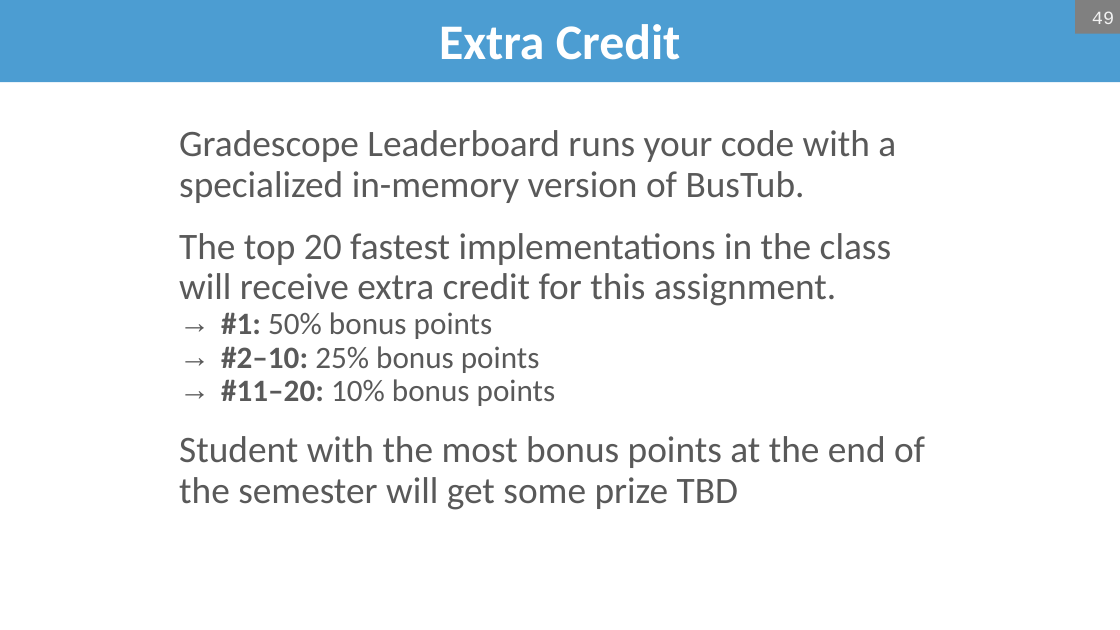
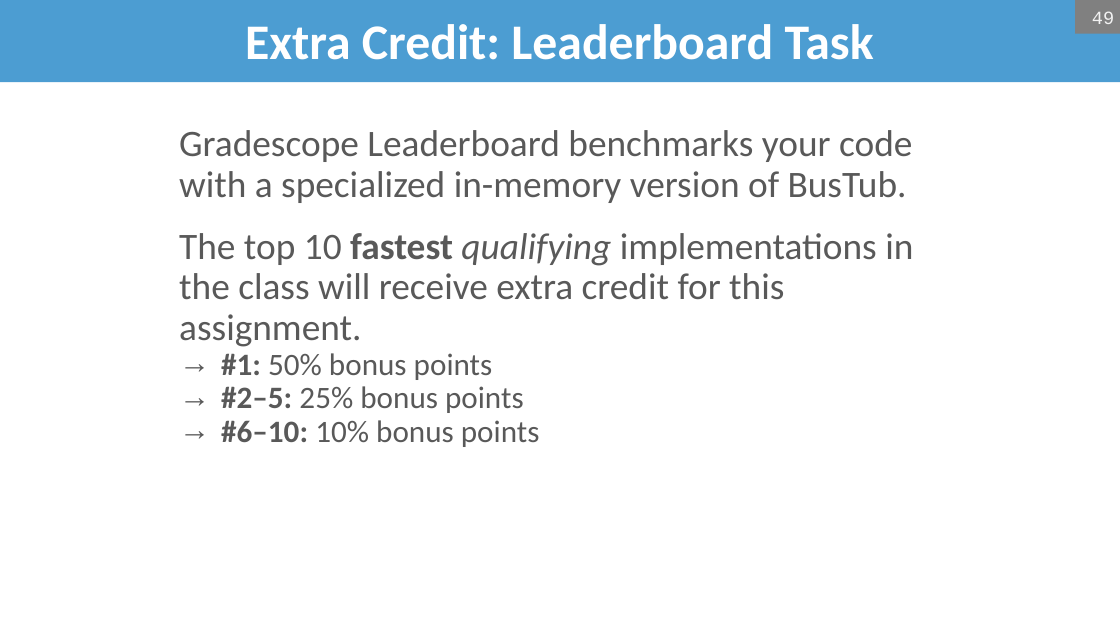
Before and after one commit to bsb20/bsb20.github.io, a slide deck: slide 49 of docs/421_f26/lectures/L5.pptx. Drawn at 1120x630 pixels with LibreOffice and Linux fonts; fonts in the diff are those of the drawing; background and template pictures are left out. Boxes give left, top, right and bottom in pixels: in the first picture for what was removed or moved away, otherwise in the second. Text is boxed around its words. In the diff, an @@ line names an element or a change of style, - is before the commit and + after.

```diff
--- a/docs/421_f26/lectures/L5.pptx
+++ b/docs/421_f26/lectures/L5.pptx
@@ title at [245, 24, 874, 60]: text changed @@
-Extra Credit
+Extra Credit: Leaderboard Task
@@ text at [179, 130, 913, 347]: text changed @@
-Gradescope Leaderboard runs your code with a specialized in-memory version of BusTub.
-The top 20 fastest implementations in the class will receive extra credit for this assignment.
+Gradescope Leaderboard benchmarks your code with a specialized in-memory version of BusTub.
+The top 10 fastest qualifying implementations in the class will receive extra credit for this assignment.
@@ text at [221, 386, 540, 447]: text changed; size 24 to 20 pt @@
-  → #2–10: 25% bonus points
-  → #11–20: 10% bonus points
-Student with the most bonus points at the end of the semester will get some prize TBD
+  → #2–5: 25% bonus points
+  → #6–10: 10% bonus points
```
Also in this commit, not shown: 8 other slides changed, 1 slide added, 1 slide removed, 1 other file.
